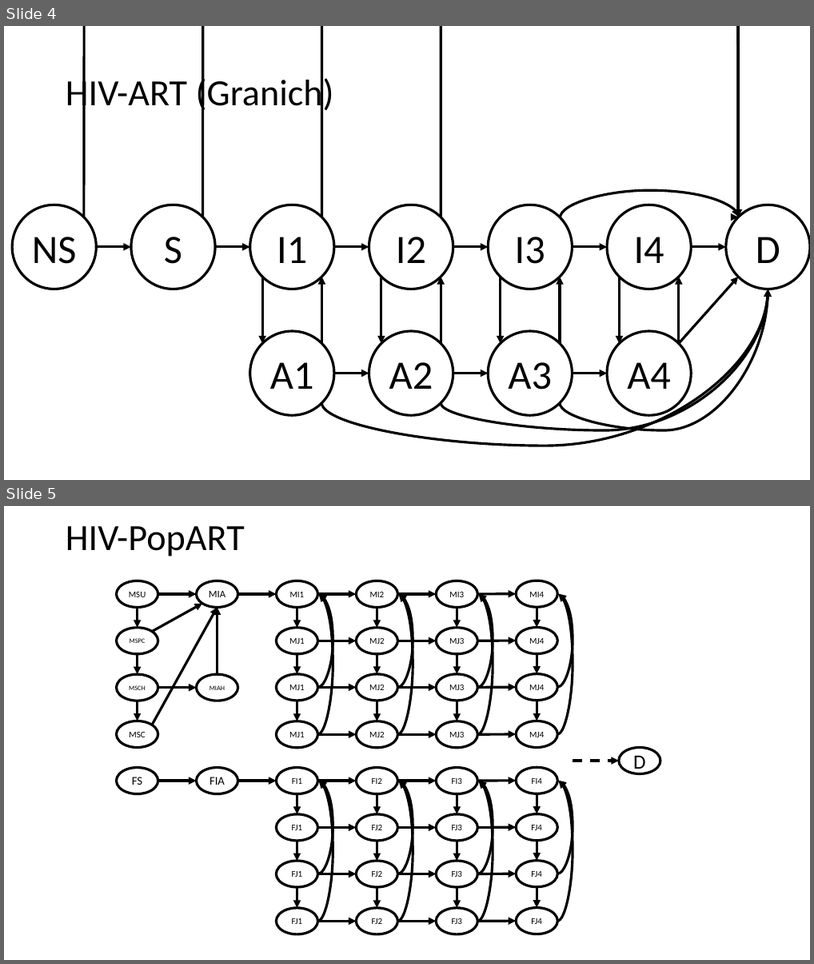
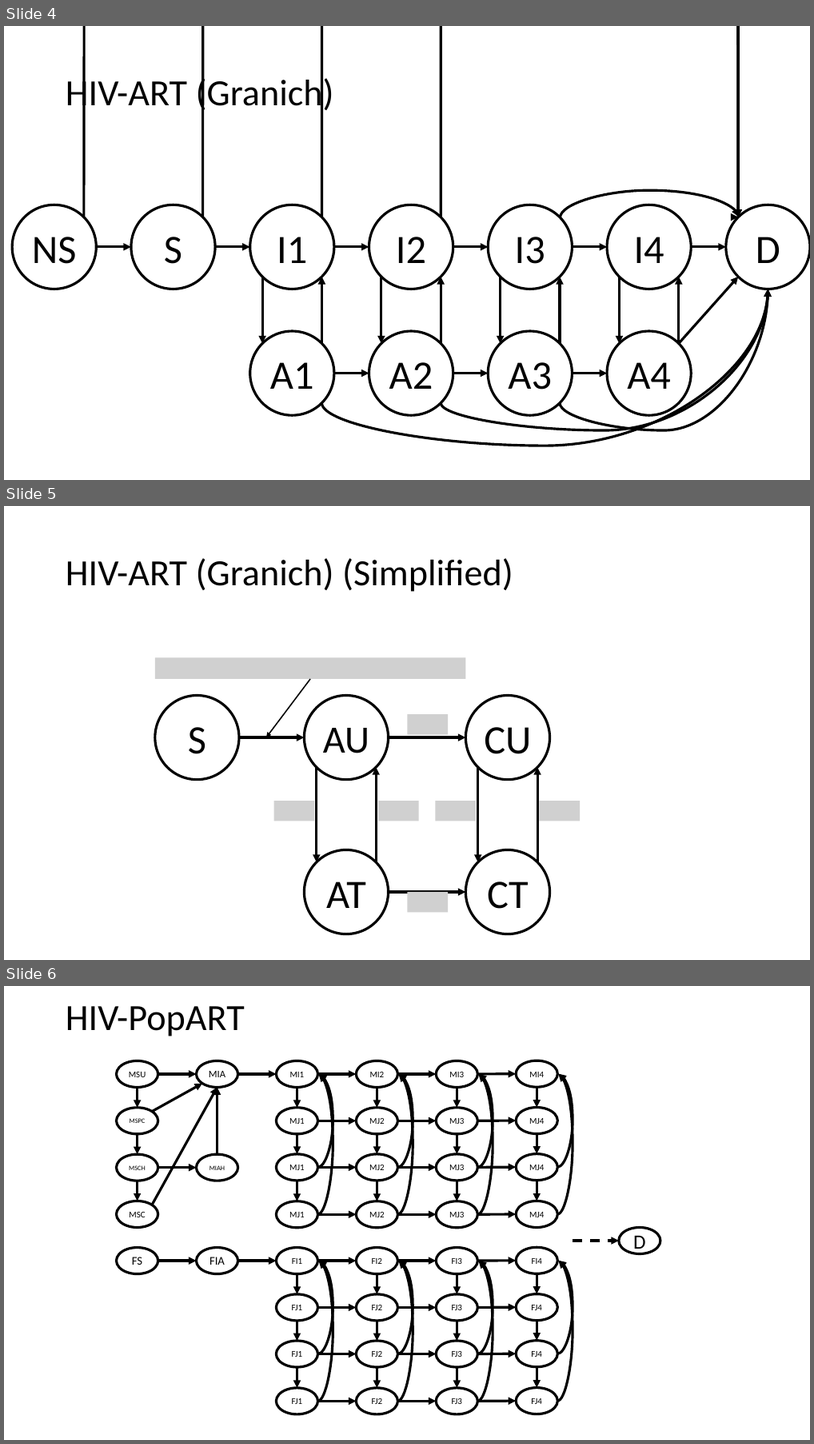
Before and after one commit to niemasd/FAVITES, a slide deck: figures/figures.pptx. Shown one above the other, each under a label of ours: slides 4 and 5 before the commit, slides 4, 5 and 6 after it. The pictures are 814x964 and 814x1444 pixels, drawn with LibreOffice and Linux fonts; fonts in the diff are those of the drawing; grey boxes stand for pictures. Boxes give left, top, right and bottom in pixels: in the first picture for what was removed or moved away, otherwise in the second. Text is boxed around its words. In the diff, an @@ line names an element or a change of style, - is before the commit and + after.

Commit message:
Added figure

```diff
--- a/figures/figures.pptx
+++ b/figures/figures.pptx
@@ slide 5 added at box(4, 506, 810, 960), background #FFFFFF @@
@@ title added at box(66, 558, 514, 592), 44 pt, text #000000 @@
+HIV-ART (Granich) (Simplified)
@@ picture added at box(155, 658, 466, 679) @@
@@ ellipse added at box(155, 696, 239, 780), outline #000000 3 pt, 48 pt, text #000000 @@
+S
@@ arrow added from (310, 679) to (266, 737), #000000 1.5 pt @@
@@ ellipse added at box(305, 696, 389, 780), outline #000000 3 pt, 46 pt, text #000000 @@
+AU
@@ ellipse added at box(466, 696, 550, 780), outline #000000 3 pt, 48 pt, text #000000 @@
+CU
@@ picture added at box(407, 714, 448, 735) @@
@@ arrow added from (239, 737) to (305, 737), #000000 3 pt @@
@@ arrow added from (389, 737) to (466, 737), #000000 3 pt @@
@@ arrow added from (317, 768) to (317, 862), #000000 3 pt @@
@@ arrow added from (376, 862) to (376, 768), #000000 3 pt @@
@@ arrow added from (478, 768) to (478, 862), #000000 3 pt @@
@@ arrow added from (538, 862) to (538, 768), #000000 3 pt @@
@@ picture added at box(274, 800, 314, 821) @@
@@ picture added at box(378, 800, 419, 821) @@
@@ picture added at box(435, 800, 476, 821) @@
@@ picture added at box(540, 800, 581, 821) @@
@@ ellipse added at box(305, 850, 389, 934), outline #000000 3 pt, 48 pt, text #000000 @@
+AT
@@ ellipse added at box(466, 850, 550, 934), outline #000000 3 pt, 48 pt, text #000000 @@
+CT
@@ arrow added from (389, 892) to (466, 892), #000000 3 pt @@
@@ picture added at box(407, 892, 448, 912) @@
@@ what was slide 5 is now slide 6 @@
```
